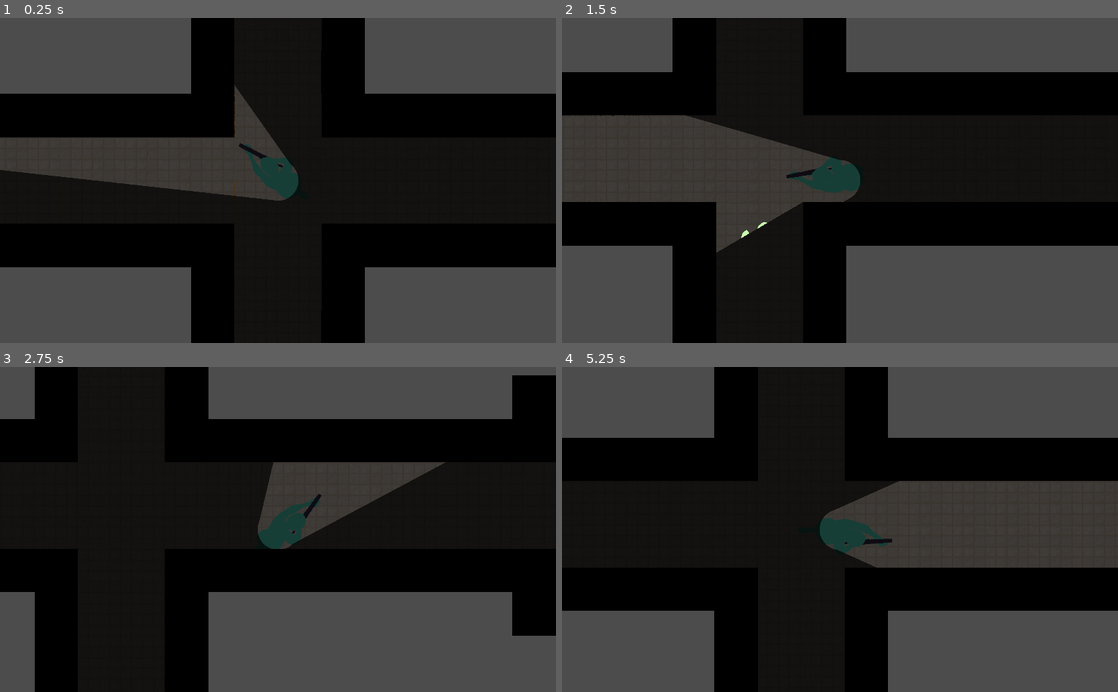
Above: before the commit, frames 1-4 (two rows, left to right).
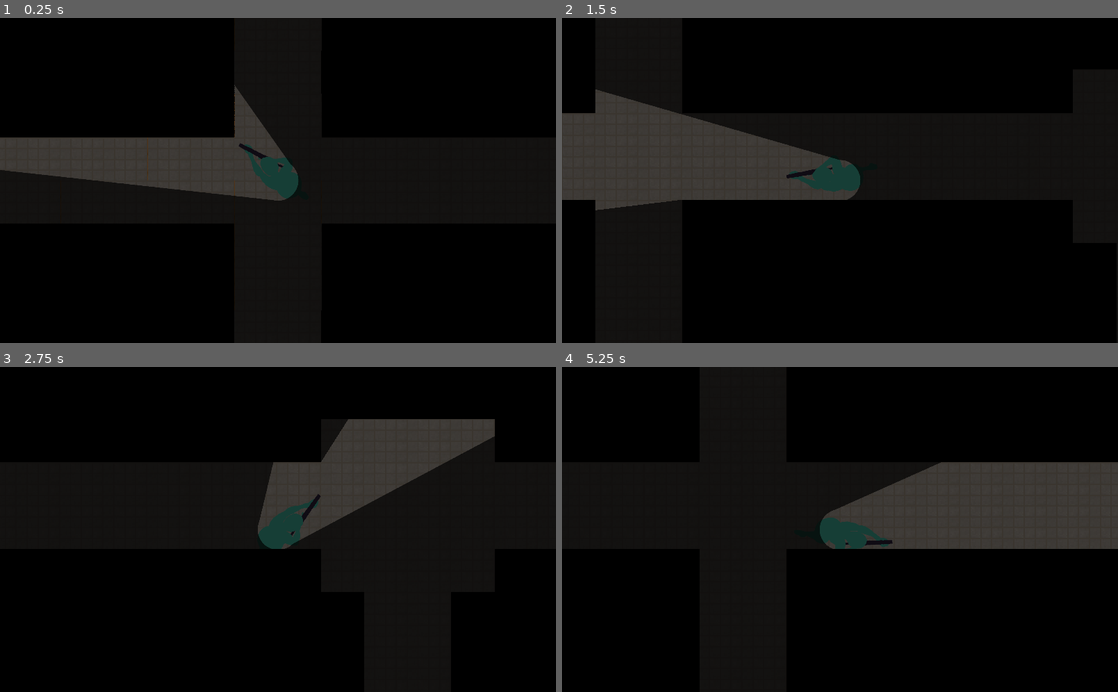
Above: after the commit, the same moments.

Repository: ZeeHatcher/project-vlastos
Game: Godot game, scene res://scenes/main.tscn
The game is run twice, just before and just after one commit, with the same random seed, the same clock (stepped at 60 frames per second) and the same inputs.
Inputs (mouse positions are in pixels of both pictures, inside the frame that each line leads up to):
- Up to frame 1 (0.25 s): no input
- Up to frame 2 (1.5 s): tap Enter at 0.5 s; move the mouse to (962, 164) at 0.52 s; press the mouse at (962, 164) at 0.53 s; hold D (right) 0.53-1.28 s; move the mouse to (728, 196) at 1.27 s; release the mouse at (728, 196) at 1.28 s; hold S (down) from 1.28 s (still down); click (728, 196) at 1.35 s
- Up to frame 3 (2.75 s): move the mouse to (333, 458) at 2.02 s; release S (down) at 2.03 s; press the mouse at (333, 458) at 2.03 s; hold D (right) from 2.03 s (still down)
- Up to frame 4 (5.25 s): move the mouse to (812, 594) at 2.77 s; release D (right) at 2.78 s; release the mouse at (812, 594) at 2.78 s; hold W (up) 2.78-3.53 s; click (812, 594) at 2.85 s; move the mouse to (1006, 578) at 3.52 s; press the mouse at (1006, 578) at 3.53 s; hold A (left) 3.53-5.03 s; move the mouse to (673, 480) at 4.27 s; release the mouse at (673, 480) at 4.28 s; click (673, 480) at 4.35 s; move the mouse to (867, 529) at 5.02 s; press the mouse at (867, 529) at 5.03 s; hold S (down) from 5.03 s (still down)

The runs differ from the first frame. In frame 1, 32% of the frame differs, in the area x 0-100%, y 0-100%; in frame 2, 34%; in frame 3, 34%; in frame 4, 37%.

Commit message:
fix tileset occlusion layer, set bg color

Diff:
--- a/entities/player/player.tscn
+++ b/entities/player/player.tscn
@@ -125,3 +125,4 @@
 mode = 3
 range_item_cull_mask = 2
 shadow_enabled = true
+shadow_item_cull_mask = 3
--- a/project.godot
+++ b/project.godot
@@ -117,4 +117,5 @@
 
 [rendering]
 
+environment/default_clear_color=Color( 0, 0, 0, 1 )
 environment/default_environment="res://default_env.tres"
--- a/scenes/main.tscn
+++ b/scenes/main.tscn
@@ -13,6 +13,7 @@
 script = ExtResource( 3 )
 
 [node name="Map" parent="." instance=ExtResource( 5 )]
+occluder_light_mask = 3
 tile_data = PoolIntArray( -1572874, 4, 0, -1572873, 4, 0, -1572872, 4, 0, -1572871, 4, 0, -1572870, 4, 0, -1572869, 4,  …(25110 unchanged characters)…
 
 [node name="Enemy" parent="." instance=ExtResource( 2 )]
@@ -92,7 +93,7 @@
 shape = SubResource( 1 )
 
 [node name="Player" parent="." instance=ExtResource( 1 )]
-speed = 400
+speed = 1000
 
 [node name="RemoteTransform2D" type="RemoteTransform2D" parent="Player"]
 remote_path = NodePath("../../Camera2D")
